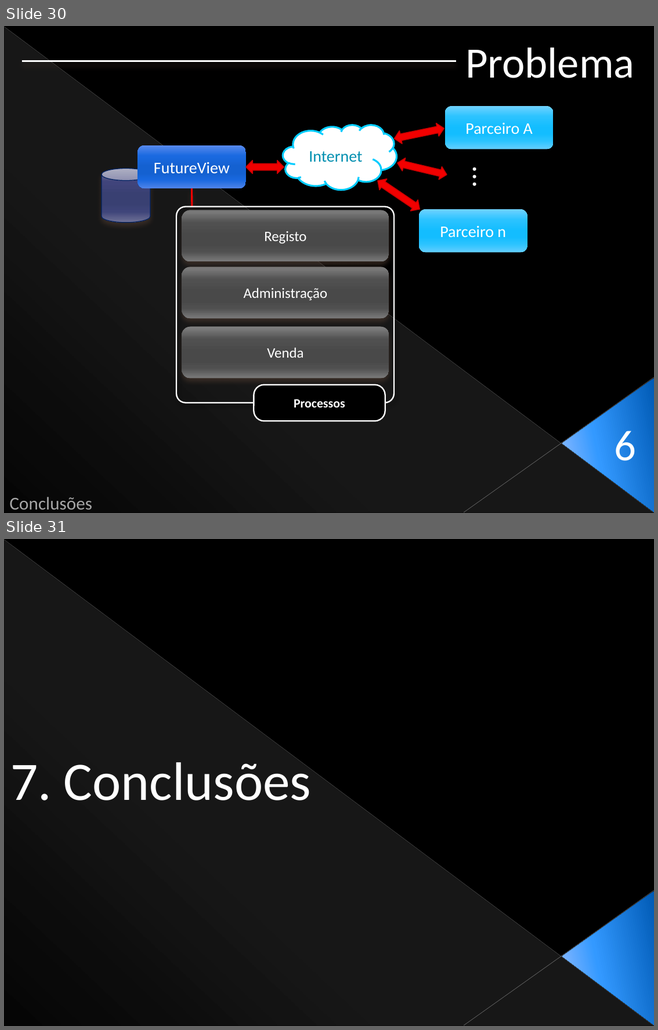
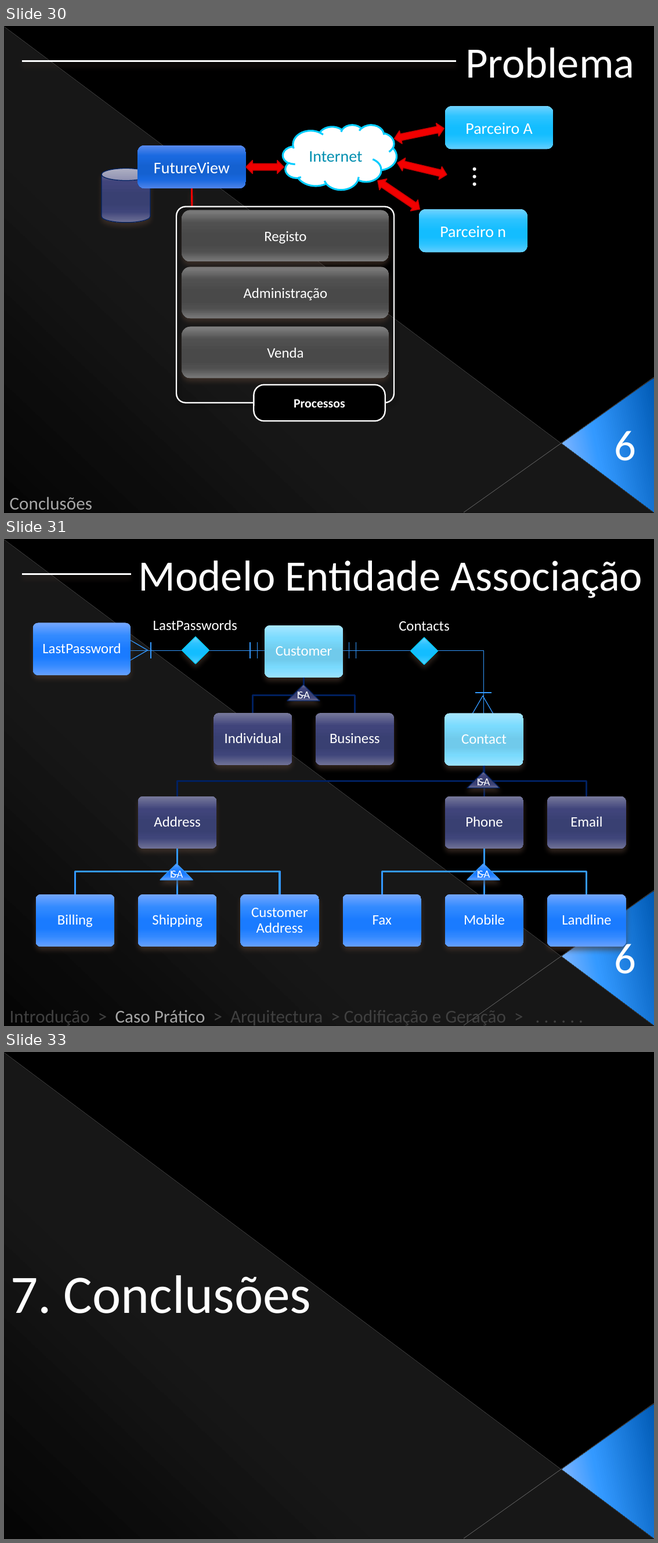
Before and after one commit to Netivski/projectoseminario, a slide deck: Apresentação Final/Presentation Sketch super super.pptx. Shown one above the other, each under a label of ours: slides 30 and 31 before the commit, slides 30, 31 and 33 after it; the slides between them are not shown. The pictures are 658x1030 and 658x1543 pixels, drawn with LibreOffice and Linux fonts; fonts in the diff are those of the drawing. Boxes give left, top, right and bottom in pixels: in the first picture for what was removed or moved away, otherwise in the second. Text is boxed around its words. In the diff, an @@ line names an element or a change of style, - is before the commit and + after.

```diff
--- a/Apresentação Final/Presentation Sketch super super.pptx
+++ b/Apresentação Final/Presentation Sketch super super.pptx
@@ slide 31 added at box(4, 539, 654, 1026), background #000000; not listed: 4 template elements that a slide beside it also shows @@
@@ text added at box(139, 560, 642, 598), 48 pt, text #FFFFFF @@
+Modelo Entidade Associação
@@ line added from (132, 574) to (21, 574), #FFFFFF 2 pt @@
@@ rounded rectangle added at box(33, 623, 130, 675), fill gradient #75A9FF to #3389FF to #1B7CFF to #3188FF to #67A1FF @@
@@ text added at box(153, 620, 237, 631), 16 pt, text #FFFFFF @@
+LastPasswords
@@ text added at box(398, 621, 449, 631), 16 pt, text #FFFFFF @@
+Contacts
@@ text added at box(42, 643, 121, 653), 16 pt, text #FFFFFF @@
+LastPassword
@@ triangle added at box(123, 636, 148, 664), outline #3399FF 0.79 pt @@
@@ line added from (151, 658) to (151, 642), #3399FF 0.79 pt @@
@@ diamond added at box(182, 637, 209, 664), fill gradient #71D2FF to #2CC4FF to #14BDFF to #2AC3FF to #63CEFF, outline #00CCFF 0.79 pt @@
@@ line added from (250, 642) to (250, 658), #3399FF 0.79 pt @@
@@ line added from (257, 642) to (257, 658), #3399FF 0.79 pt @@
@@ line added from (349, 642) to (349, 658), #3399FF 0.79 pt @@
@@ line added from (356, 642) to (356, 658), #3399FF 0.79 pt @@
@@ diamond added at box(411, 638, 438, 665), fill gradient #71D2FF to #2CC4FF to #14BDFF to #2AC3FF to #63CEFF, outline #00CCFF 0.79 pt @@
@@ line added from (98, 651) to (294, 651), #3399FF 0.79 pt @@
@@ elbow line added from (319, 651) to (484, 723), #3399FF 0.79 pt @@
@@ triangle added at box(287, 685, 320, 701), fill gradient #777B9D to #40467C to #3A4072 to #40457B to #6F7297, outline #002060 0.79 pt, 12 pt, text #FFFFFF @@
+IS-A
@@ line added from (491, 693) to (475, 693), #3399FF 0.79 pt @@
@@ triangle added at box(469, 696, 496, 720), outline #3399FF 0.79 pt @@
@@ group added at box(214, 625, 394, 765): 3 rounded rectangles, 3 texts, 2 freeform shapes @@
+Customer
+Individual
+Business
@@ triangle added at box(466, 772, 499, 788), fill gradient #777B9D to #40467C to #3A4072 to #40457B to #6F7297, outline #002060 0.79 pt, 12 pt, text #FFFFFF @@
+IS-A
@@ group added at box(36, 713, 626, 947): 10 rounded rectangles, 10 texts, 9 freeform shapes @@
+Contact
+Address
+Billing
+Shipping
+Customer Address
+Phone
+Fax
+Mobile
+Landline
+Email
@@ triangle added at box(160, 864, 192, 880), fill gradient #75A9FF to #3389FF to #1B7CFF to #3188FF to #67A1FF, outline #3399FF 0.79 pt, 12 pt, text #FFFFFF @@
+IS-A
@@ triangle added at box(466, 864, 499, 880), fill gradient #75A9FF to #3389FF to #1B7CFF to #3188FF to #67A1FF, outline #3399FF 0.79 pt, 12 pt, text #FFFFFF @@
+IS-A
@@ text added at box(614, 938, 636, 974), 48 pt, text #FFFFFF @@
+6
@@ text added at box(10, 1008, 506, 1026), 20 pt, text #404040 @@
+Introdução > Caso Prático > Arquitectura > Codificação e Geração > . . . . . .
@@ what was slide 31 is now slide 33 @@
```
Also in this commit, not shown: 1 other slide added.
